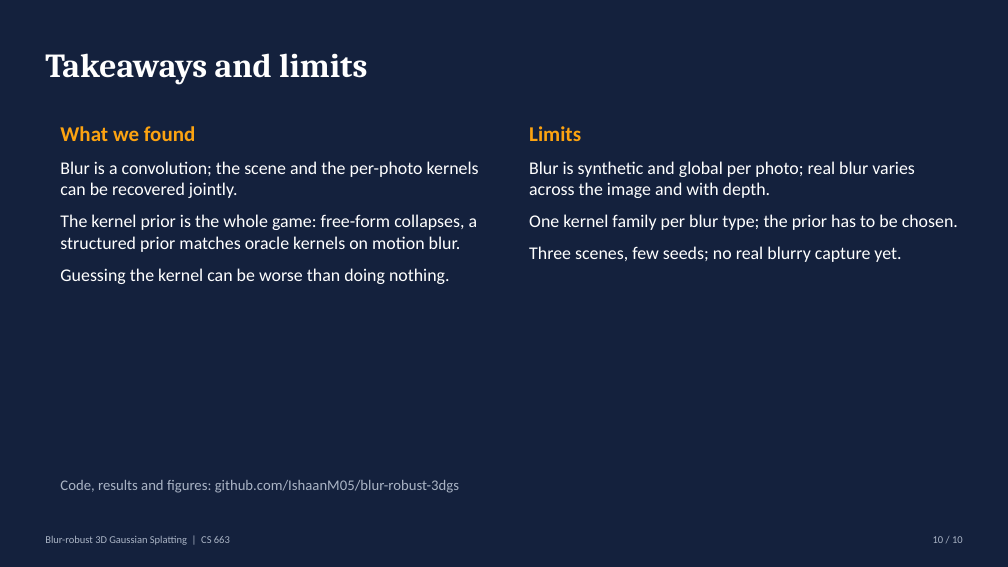
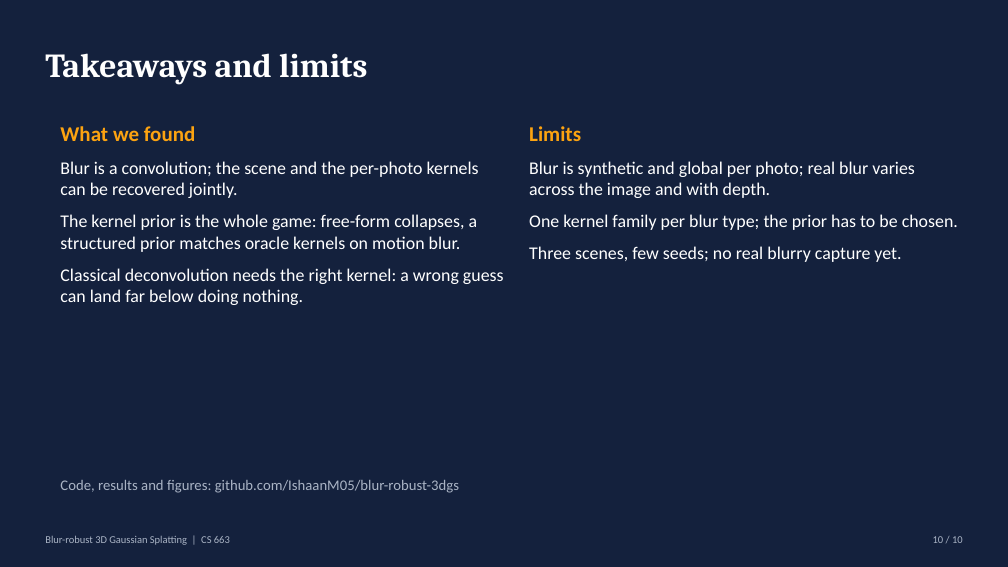
Before and after one commit to IshaanM05/blur-robust-3dgs, a slide deck: slide 10 of docs/slides.pptx. Drawn at 1008x567 pixels with LibreOffice and Linux fonts; fonts in the diff are those of the drawing. Boxes give left, top, right and bottom in pixels: in the first picture for what was removed or moved away, otherwise in the second. Text is boxed around its words. In the diff, an @@ line names an element or a change of style, - is before the commit and + after.

```diff
--- a/docs/slides.pptx
+++ b/docs/slides.pptx
@@ text at bbox=[60, 268, 504, 305]: text changed @@
-Guessing the kernel can be worse than doing nothing.
+Classical deconvolution needs the right kernel: a wrong guess can land far below doing nothing.
```
Also in this commit, not shown: 2 other slides changed, 17 other files.
